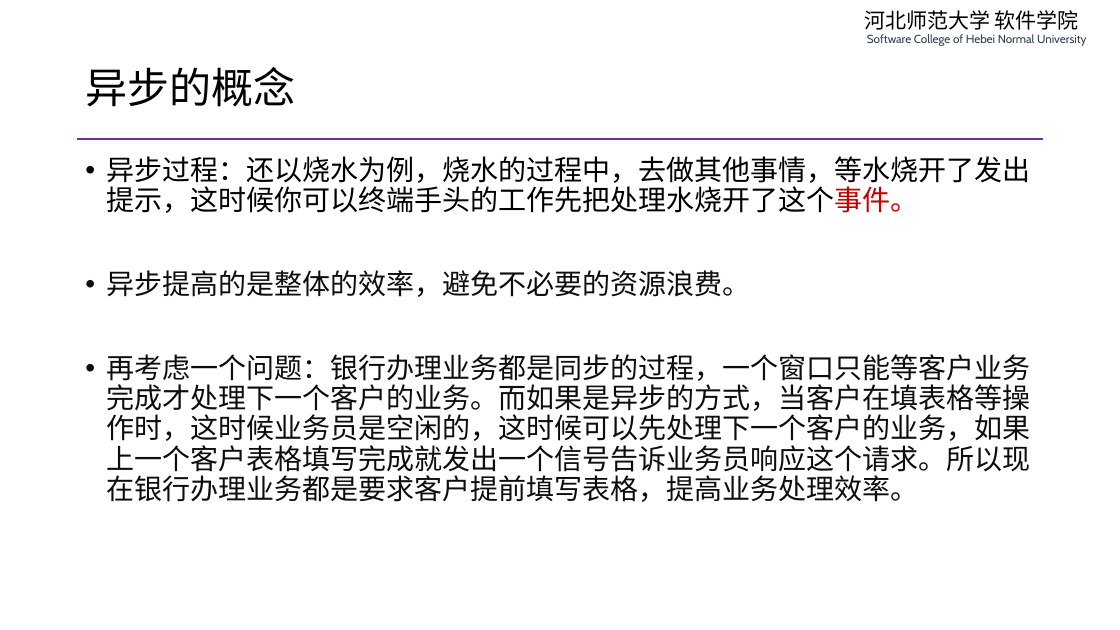
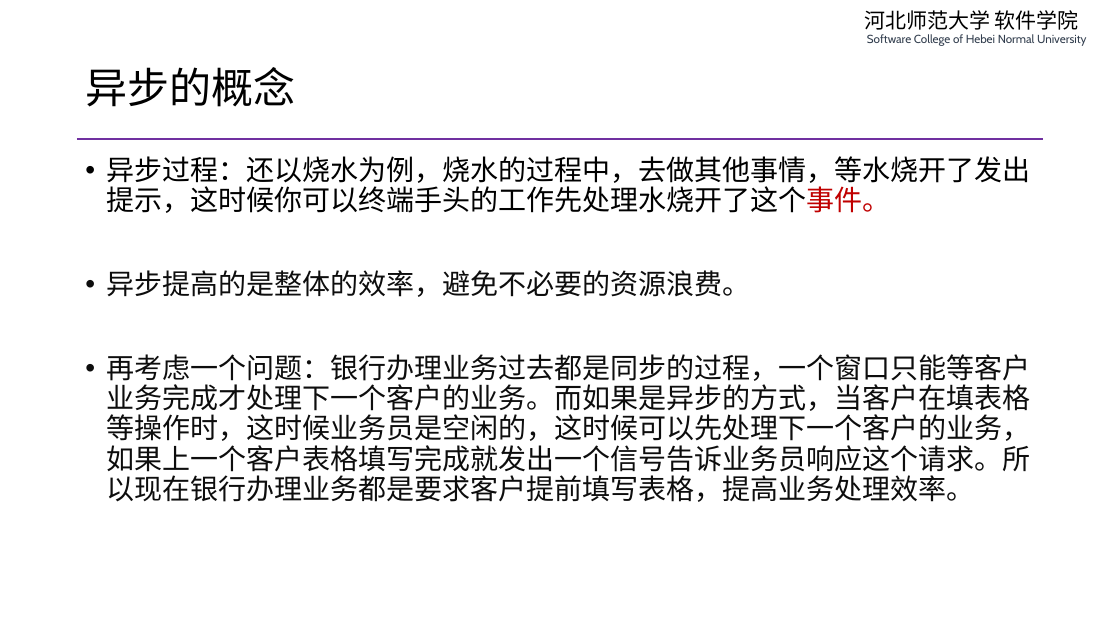
Before and after one commit to edu2act/course-php-serverside-development-on-linux, a slide deck: slide 5 of materials/slides/ch08-async-io-and-swoole.pptx. Drawn at 1120x630 pixels with LibreOffice and Linux fonts; fonts in the diff are those of the drawing. Boxes give left, top, right and bottom in pixels: in the first picture for what was removed or moved away, otherwise in the second. Text is boxed around its words. In the diff, an @@ line names an element or a change of style, - is before the commit and + after.

```diff
--- a/materials/slides/ch08-async-io-and-swoole.pptx
+++ b/materials/slides/ch08-async-io-and-swoole.pptx
@@ text at (x1=106, y1=156, x2=1030, y2=213): text changed @@
-• 异步过程：还以烧水为例，烧水的过程中，去做其他事情，等水烧开了发出提示，这时候你可以终端手头的工作先把处理水烧开了这个事件。
+• 异步过程：还以烧水为例，烧水的过程中，去做其他事情，等水烧开了发出提示，这时候你可以终端手头的工作先处理水烧开了这个事件。
@@ text at (x1=106, y1=354, x2=1030, y2=502): text changed @@
-• 再考虑一个问题：银行办理业务都是同步的过程，一个窗口只能等客户业务完成才处理下一个客户的业务。而如果是异步的方式，当客户在填表格等操作时，这时候业务员是空闲的，这时候可以先处理下一个客户的业务，如果上一个客户表格填写完成就发出一个信号告诉业务员响应这个请求。所以现在银行办理业务都是要求客户提前填写表格，提高业务处理效率。
+• 再考虑一个问题：银行办理业务过去都是同步的过程，一个窗口只能等客户业务完成才处理下一个客户的业务。而如果是异步的方式，当客户在填表格等操作时，这时候业务员是空闲的，这时候可以先处理下一个客户的业务，如果上一个客户表格填写完成就发出一个信号告诉业务员响应这个请求。所以现在银行办理业务都是要求客户提前填写表格，提高业务处理效率。
```
Also in this commit, not shown: 4 other slides changed, 5 other files.
